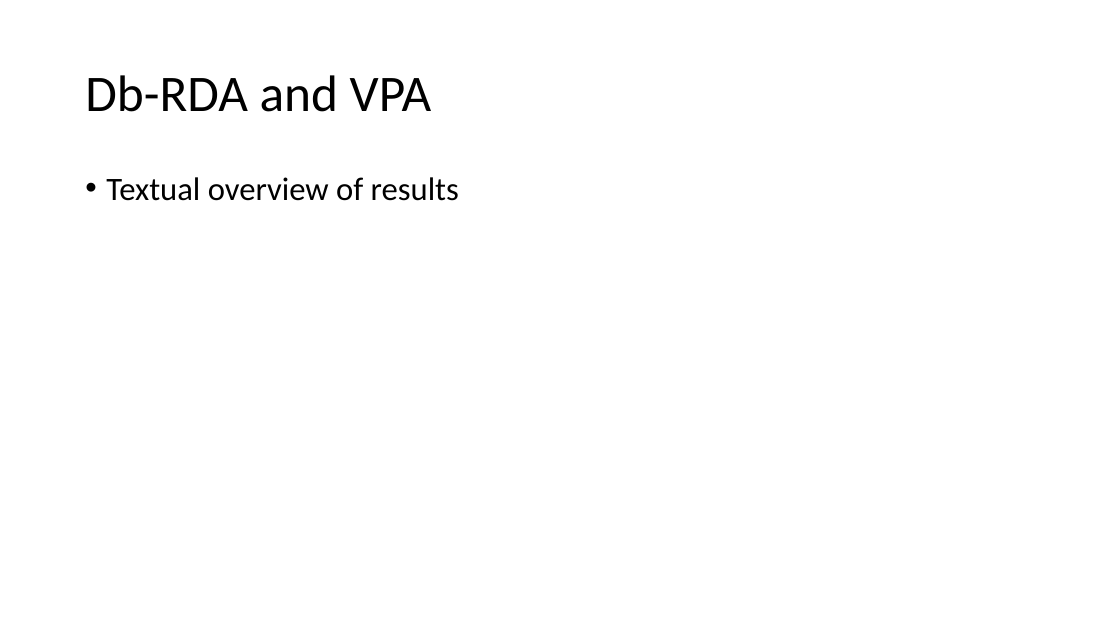
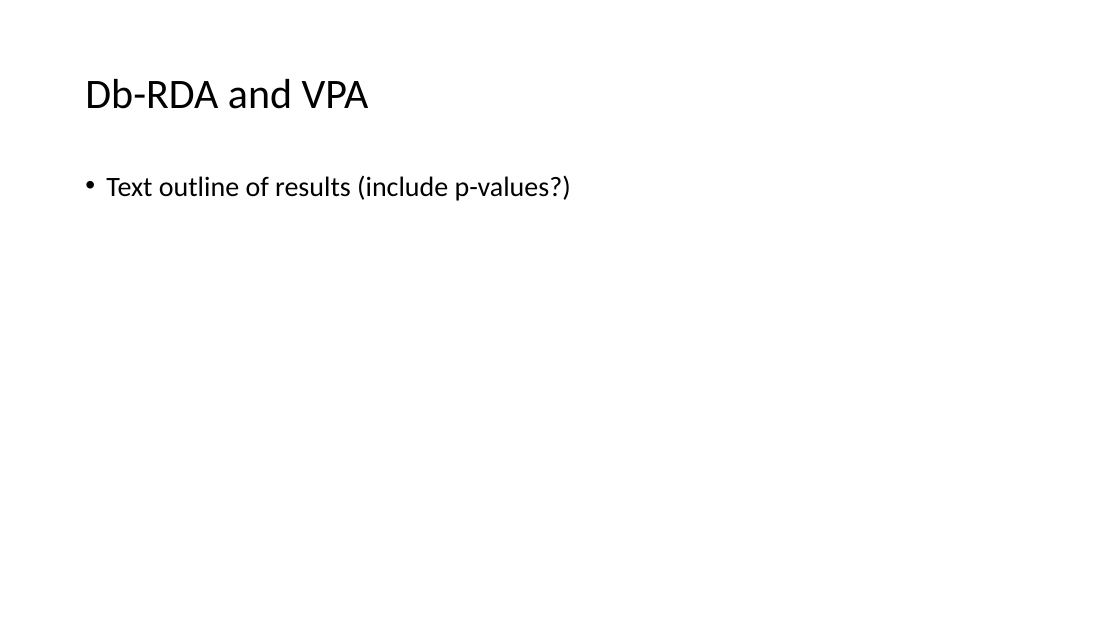
Before and after one commit to LukeABobay/larval-fish-community-analysis, a slide deck: slide 13 of PICES 2026 Presentation.pptx. Drawn at 1120x630 pixels with LibreOffice and Linux fonts; fonts in the diff are those of the drawing. Boxes give left, top, right and bottom in pixels: in the first picture for what was removed or moved away, otherwise in the second. Text is boxed around its words. In the diff, an @@ line names an element or a change of style, - is before the commit and + after.

```diff
--- a/PICES 2026 Presentation.pptx
+++ b/PICES 2026 Presentation.pptx
@@ title "Db-RDA and VPA" at <box>85,79,369,109</box>: size 44 to 36 pt @@
@@ text at <box>106,175,571,201</box>: text changed; size 28 to 24 pt @@
-• Textual overview of results
+• Text outline of results (include p-values?)
```
Also in this commit, not shown: 9 other slides changed, 6 slides added.
